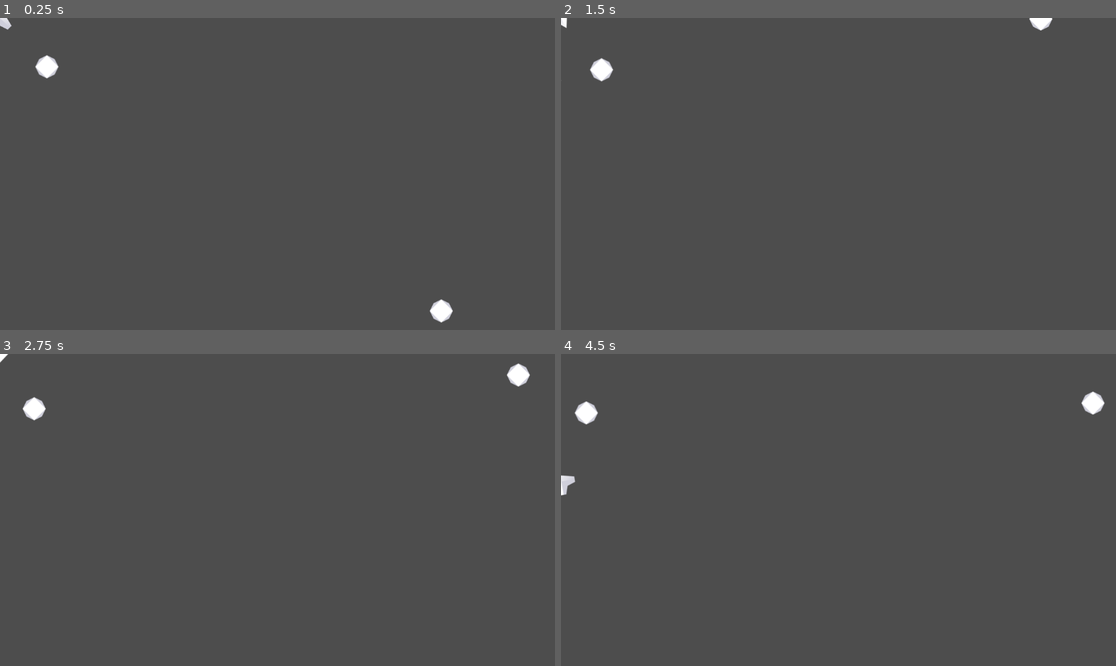
Above: before the commit, frames 1-4 (two rows, left to right).
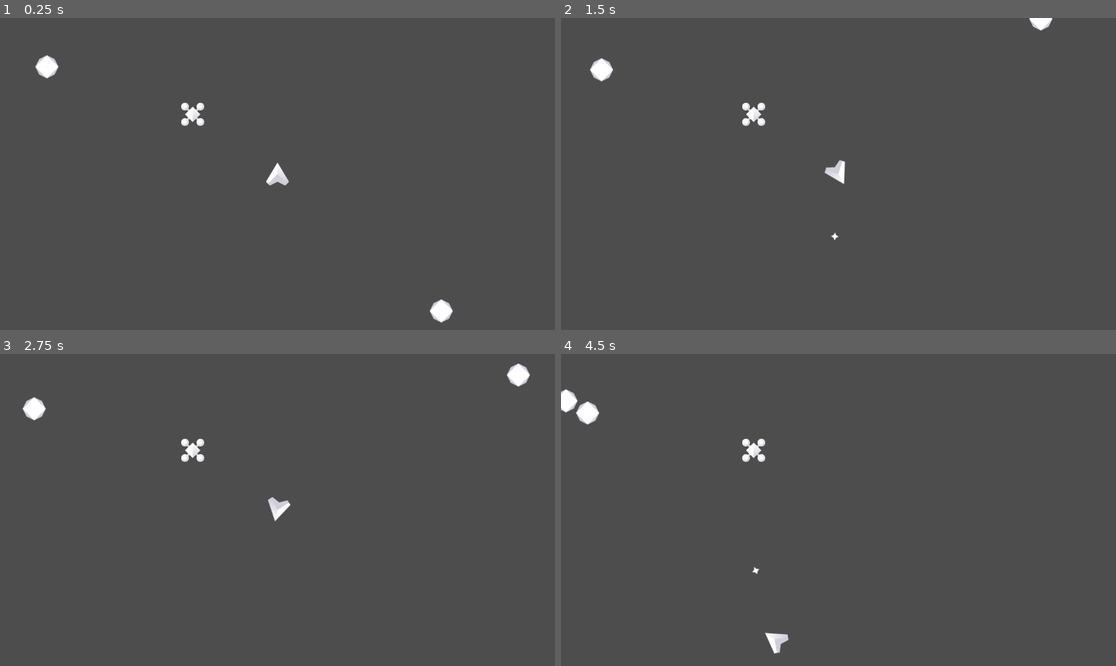
Above: after the commit, the same moments.

Repository: ThomNichol/Space-Shooter
Game: Godot game, scene res://game.tscn
Two runs of this game, one before a commit and one after it. Both use one fixed random seed, a clock stepped at 60 frames per second and the inputs below.
Inputs:
- Up to frame 1 (0.25 s): no input
- Up to frame 2 (1.5 s): hold D (Right) 0.53-1.28 s; tap Space (Shoot) at 0.6, 1.35 s; hold A (Left) from 1.28 s (still down)
- Up to frame 3 (2.75 s): release A (Left) at 2.03 s; hold D (Right) from 2.03 s (still down); tap Space (Shoot) at 2.1 s
- Up to frame 4 (4.5 s): release D (Right) at 2.78 s; hold W (Forward) 2.78-3.53 s; tap Space (Shoot) at 2.85, 3.6, 4.35 s; hold A (Left) from 3.53 s (still down)

The runs differ from the first frame. In frame 1, 0.4% of the frame differs, in the area x 0-53%, y 0-54%; in frame 2, 0.4%; in frame 3, 0.4%; in frame 4, 1.0%, in the area x 0-98%, y 11-96%.
Error before the commit: Invalid type in function 'add_child' in base 'Node2D'. Cannot convert argument 1 from Callable to Object. (res://Player/Player.gd:50)
Error after the commit: Parse Error: Expected end of statement after variable declaration, found "Literal" instead. (res://Enemy/Enemy.gd:4)

Commit message:
Completes 6

Diff:
--- a/Asteroid/Asteroid.gd
+++ b/Asteroid/Asteroid.gd
@@ -1,6 +1,7 @@
 extends CharacterBody2D
 
 var initial_speed = 100.0
+var health = 10
 
 func _ready():
 	velocity = Vector2(0,initial_speed*randf()).rotated(2*PI*randf())
@@ -9,3 +10,8 @@
 	move_and_slide()
 	position.x = wrapf(position.x, 0, 1152)
 	position.y = wrapf(position.y, 0, 648)
+
+func damage(d):
+	health -= d
+	if health <= 0:
+		queue_free()
--- /dev/null
+++ b/Enemy/Enemy Bullet.gd
@@ -0,0 +1,31 @@
+extends Area2D
+
+
+var speed = 10
+var damage = 1.0
+var velocity = Vector2.ZERO
+var Effects = null
+var Explosion = load("res://Asteroid/Effects/explosion.tscn")
+
+
+func _ready():
+	velocity = Vector2(0,-speed).rotated(rotation)
+
+
+func _physics_process(_adelta):
+	position = position + velocity
+
+
+func _on_body_entered(body):
+	if body.has_method("damage"):
+		body.damage(damage)
+	Effects = get_node_or_null("/root/Game/Effects")
+	if Effects != null:
+		var explosion = Explosion.instantiate()
+		Effects.add_child(explosion)
+		explosion.global_position = global_position
+	queue_free()
+
+
+func _on_timer_timeout():
+	queue_free()
--- /dev/null
+++ b/Enemy/Enemy.gd
@@ -0,0 +1,41 @@
+extends CharacterBody2D
+
+var Bullet = load("res://Enemy/enemy_bullet.tscn")
+var health: 10
+var y_positions = [100,150,200,500,550]
+var initial_position = Vector2.ZERO
+var direction = Vector2(1.5,0)
+var wobble = 30.0
+
+func _ready():
+	initial_position.x = 100
+	initial_position.y = y_positions[randi() % y_positions.size()]
+	position = initial_position
+
+func _physics_process(_delta):
+	position += direction
+	position.y = initial_position.y + sin(position.x/20)*wobble
+	if position.x > 1200:
+		queue_free()
+
+
+func _on_timer_timeout():
+	var Player = get_node_or_null("/root/Game/Player_Container/Player")
+	var Effects = get_node_or_null("/root/Game/Effects")
+	if Player != null and Effects != null:
+		var bullet = Bullet.instantiate()
+		var d = global_position.angle_to_point(Player.global_position) + PI/2
+		bullet.rotation = d
+		bullet.global_position = global_position + Vector2(0,-40).rotated(d)
+		Effects.add_child(bullet)
+
+
+func damage(d):
+	health -= d
+	if health <= 0:
+		queue_free()
+
+func _on_area_2d_body_entered(body):
+	if body.name == "Player":
+		damage(100)
+		body.damage(100)
--- /dev/null
+++ b/Enemy/enemy.tscn
@@ -0,0 +1,28 @@
+[gd_scene load_steps=4 format=3 uid="uid://c0c6nkqjr3a3c"]
+
+[ext_resource type="Script" path="res://Enemy/Enemy.gd" id="1_7k0dh"]
+[ext_resource type="Texture2D" uid="uid://b65j7kocgiwwi" path="res://Assets/Enemy.png" id="2_mk6ew"]
+
+[sub_resource type="CircleShape2D" id="CircleShape2D_rgdl6"]
+radius = 40.0
+
+[node name="Enemy" type="CharacterBody2D"]
+script = ExtResource("1_7k0dh")
+
+[node name="Sprite2D" type="Sprite2D" parent="."]
+texture = ExtResource("2_mk6ew")
+
+[node name="CollisionPolygon2D" type="CollisionPolygon2D" parent="."]
+polygon = PackedVector2Array(-10, -25.9, -4, -20.9, -4, -16.4, 0.700001, -20.4, 3, -19.3, 3, -18, 4, -17.2, 4, -20.8, 11.2, -28, 20.8, -28, 28, -20.8, 28, -11.2, 20.8, -4, 16.4, -4, 20.4, 0.700001, 19.3, 3, 18, 3, 17.2, 4, 20.8, 4, 28, 11.2, 28, 22, 25.9, 22, 20.9, 28, 10, 28, 10, 25.9, 4, 20.9, 4, 16.4, -0.700001, 20.4, -3, 19.3, -3, 18, -4, 17.2, -4, 20.8, -11.2, 28, -20.7, 28, -27, 23, -27, 20, -28.3, 10, -25.9, 10, -20.9, 4, -16.4, 4, -20.4, -0.700001, -19.3, -3, -18, -3, -17.2, -4, -20.8, -4, -28, -11.2, -28, -20.9, -22, -25.9, -22, -28, -10, -28)
+
+[node name="Timer" type="Timer" parent="."]
+wait_time = 2.0
+autostart = true
+
+[node name="Area2D" type="Area2D" parent="."]
+
+[node name="CollisionShape2D" type="CollisionShape2D" parent="Area2D"]
+shape = SubResource("CircleShape2D_rgdl6")
+
+[connection signal="timeout" from="Timer" to="." method="_on_timer_timeout"]
+[connection signal="body_entered" from="Area2D" to="." method="_on_area_2d_body_entered"]
--- /dev/null
+++ b/Enemy/enemy_bullet.tscn
@@ -0,0 +1,20 @@
+[gd_scene load_steps=3 format=3 uid="uid://l6qnjgx0vss2"]
+
+[ext_resource type="Script" path="res://Enemy/Enemy Bullet.gd" id="1_n37wg"]
+[ext_resource type="Texture2D" uid="uid://b1n8qvtgs1k7f" path="res://Assets/Bullet.png" id="2_lydyp"]
+
+[node name="Enemy Bullet" type="Area2D"]
+script = ExtResource("1_n37wg")
+
+[node name="Sprite2D" type="Sprite2D" parent="."]
+texture = ExtResource("2_lydyp")
+
+[node name="CollisionPolygon2D" type="CollisionPolygon2D" parent="."]
+polygon = PackedVector2Array(12.4, 0.5, 11.3, 3, 9.7, 3, -0.6, 12.4, -3, 11.3, -3, 9.9, -12, 1.9, -12, -1.9, -3, -9.9, -3, -11.3, -0.5, -12.4)
+
+[node name="Timer" type="Timer" parent="."]
+wait_time = 3.0
+one_shot = true
+autostart = true
+
+[connection signal="body_entered" from="." to="." method="_on_body_entered"]
--- a/Player/Player.gd
+++ b/Player/Player.gd
@@ -46,7 +46,7 @@
 	if health <= 0:
 		Effects = get_node_or_null("/root/Game/Effects")
 		if Effects != null:
-			var explosion = Explosion.instantiate
+			var explosion = Explosion.instantiate()
 			Effects.add_child(explosion)
 			explosion.global_position = global_position
 			hide()
--- /dev/null
+++ b/Player/Player_Container.gd
@@ -0,0 +1,9 @@
+extends Node2D
+
+var Player = load("res://Player/player.tscn")
+
+func _physics_process(_delta):
+	if get_child_count() == 0:
+		var player = Player.instantiate()
+		player.position = Vector2(576,324)
+		add_child(player)
--- a/game.tscn
+++ b/game.tscn
@@ -1,11 +1,11 @@
-[gd_scene load_steps=3 format=3 uid="uid://ddaheowgfcnf1"]
+[gd_scene load_steps=5 format=3 uid="uid://ddaheowgfcnf1"]
 
 [ext_resource type="PackedScene" uid="uid://ml3p5jyi40o3" path="res://Player/player.tscn" id="1_kh6f2"]
 [ext_resource type="PackedScene" uid="uid://b5hc2iryi1kop" path="res://Asteroid/asteroid.tscn" id="2_844g0"]
+[ext_resource type="Script" path="res://Player/Player_Container.gd" id="2_x3new"]
+[ext_resource type="PackedScene" uid="uid://c0c6nkqjr3a3c" path="res://Enemy/enemy.tscn" id="3_a4u55"]
 
 [node name="Game" type="Node2D"]
-
-[node name="Player" parent="." instance=ExtResource("1_kh6f2")]
 
 [node name="Asteroid_Container" type="Node2D" parent="."]
 
@@ -16,3 +16,14 @@
 position = Vector2(900, 600)
 
 [node name="Effects" type="Node2D" parent="."]
+
+[node name="Player_Container" type="Node2D" parent="."]
+script = ExtResource("2_x3new")
+
+[node name="Player" parent="Player_Container" instance=ExtResource("1_kh6f2")]
+position = Vector2(576, 324)
+
+[node name="Enemy_Container" type="Node2D" parent="."]
+
+[node name="Enemy" parent="Enemy_Container" instance=ExtResource("3_a4u55")]
+position = Vector2(400, 200)
